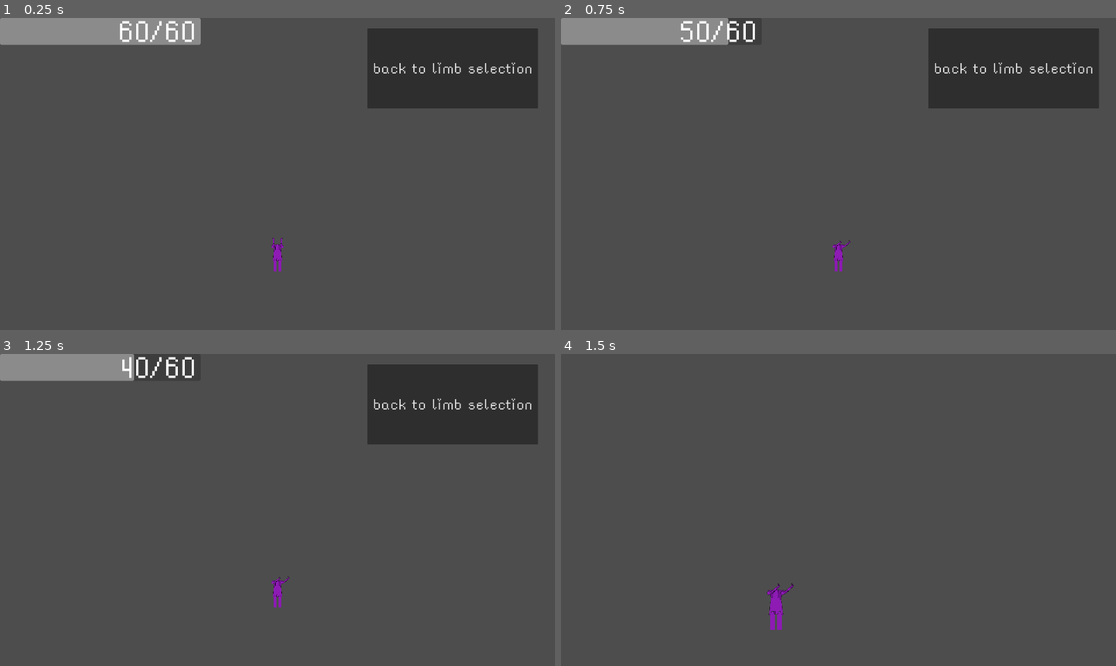
Above: before the commit, frames 1-4 (two rows, left to right).
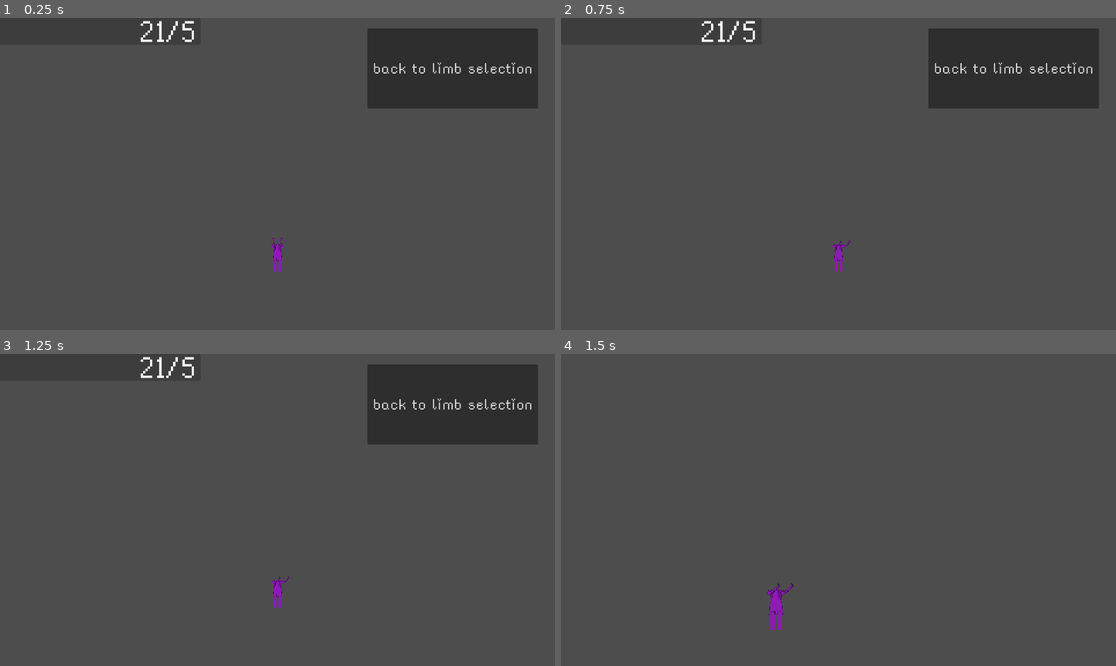
Above: after the commit, the same moments.

Repository: flowerFawn/Robot_game
Game: Godot game, scene res://levels/spawn_level.tscn
Same seed, same stepped clock (60 frames per second), same inputs: the game is played once before the commit and once after it. This scene is started directly instead of the project's main scene.
Inputs (mouse positions are in pixels of both pictures, inside the frame that each line leads up to):
- Up to frame 1 (0.25 s): no input
- Up to frame 2 (0.75 s): tap Enter at 0.5 s; move the mouse to (960, 158) at 0.52 s; hold D (right) from 0.53 s (still down); tap Shift (slide) at 0.6 s
- Up to frame 3 (1.25 s): keep holding D (right); tap Space (jump) at 0.77 s
- Up to frame 4 (1.5 s): release D (right) at 1.25 s; click "back to limb selection" at 1.25 s

The runs differ from the first frame. In frame 1, 3.1% of the frame differs, in the area x 0-37%, y 0-9%; in frame 2, 2.7%; in frame 3, 2.4%; in frame 4, nothing differs.
Error after the commit: Invalid assignment of property or key 'text' with value of type 'String' on a base object of type 'null instance'. (res://scripts/player_UI.gd:10)

Commit message:
optimised get_node() calls to use a tree rather than multiple get_node calls

Diff:
--- a/player_scripts/player.tscn
+++ b/player_scripts/player.tscn
@@ -31,7 +31,7 @@
 collision_layer = 132
 script = ExtResource("1_xrvte")
 
-[node name="CollisionShape2D" type="CollisionShape2D" parent="." groups=["limb"]]
+[node name="CollisionShape2D" type="CollisionShape2D" parent="." groups=["limb", "no_collision"]]
 position = Vector2(0, 4)
 shape = SubResource("RectangleShape2D_ys71y")
 script = ExtResource("2_adrog")
@@ -138,18 +138,18 @@
 scale = Vector2(0.065, 0.065)
 texture = ExtResource("9_8ooks")
 
-[node name="FloorRay" type="RayCast2D" parent="." groups=["ray"]]
+[node name="FloorRay" type="RayCast2D" parent="." groups=["no_collision", "ray"]]
 position = Vector2(-3, 16)
 target_position = Vector2(6, 1)
 collision_mask = 9
 hit_from_inside = true
 
-[node name="PlayerCamera" type="Camera2D" parent="." groups=["slide_excluded"]]
+[node name="PlayerCamera" type="Camera2D" parent="." groups=["no_collision", "slide_excluded"]]
 position = Vector2(0, -100)
 offset = Vector2(0, -4)
 zoom = Vector2(4, 4)
 
-[node name="CollectionArea" type="Area2D" parent="."]
+[node name="CollectionArea" type="Area2D" parent="." groups=["no_collision"]]
 visible = false
 position = Vector2(0, -7)
 collision_layer = 0
--- a/scripts/player_UI.gd
+++ b/scripts/player_UI.gd
@@ -7,11 +7,12 @@
 
 # Called every frame. 'delta' is the elapsed time since the previous frame.
 func _process(_delta):
-	get_node("UIControl").get_node("HPBar").value = Player_Stats.player_current_hp
-	get_node("UIControl").get_node("HPBar").get_node("HPLabel").text = hp_preset % [round(Player_Stats.player_current_hp), Player_Stats.player_total_hp]
+	get_node("UIControl/XSpeed").text = str(Player_Stats.player_current_forces.x)
+	get_node("UIControl/HPBar").value = Player_Stats.player_current_hp
+	get_node("UIControl/HPBar/HPLabel").text = hp_preset % [round(Player_Stats.player_current_hp), Player_Stats.player_total_hp]
 
 func set_max():
-	get_node("UIControl").get_node("HPBar").max_value = Player_Stats.player_total_hp
+	get_node("UIControl/HPBar").max_value = Player_Stats.player_total_hp
 
 func switch_pause():
 	visible = not get_tree().paused
